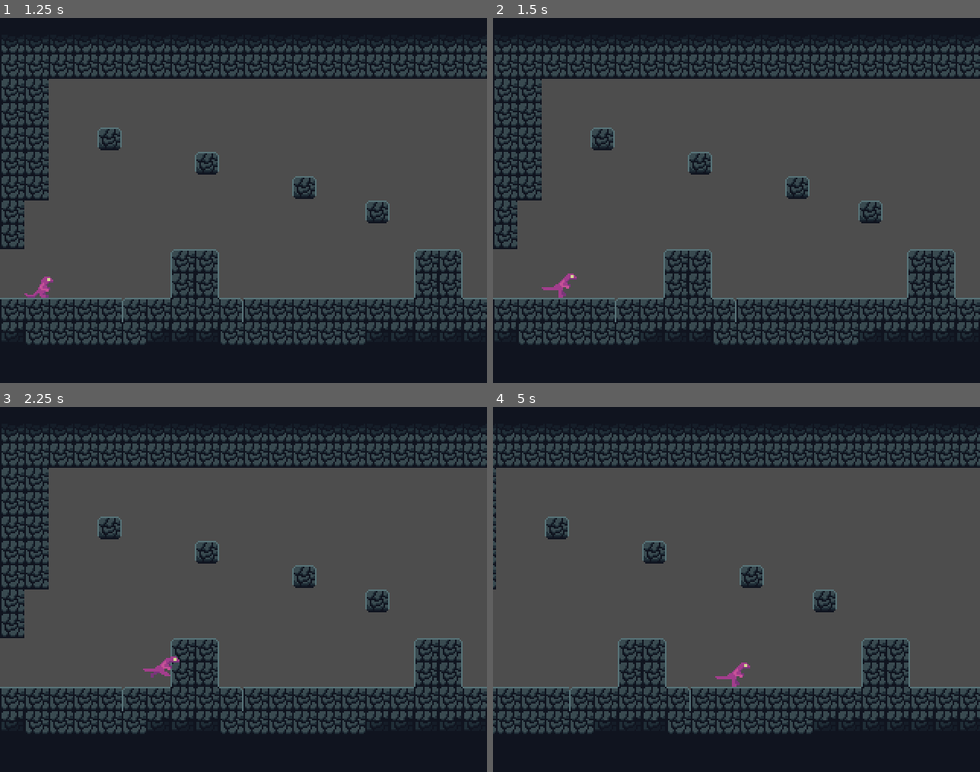
Above: before the commit, frames 1-4 (two rows, left to right).
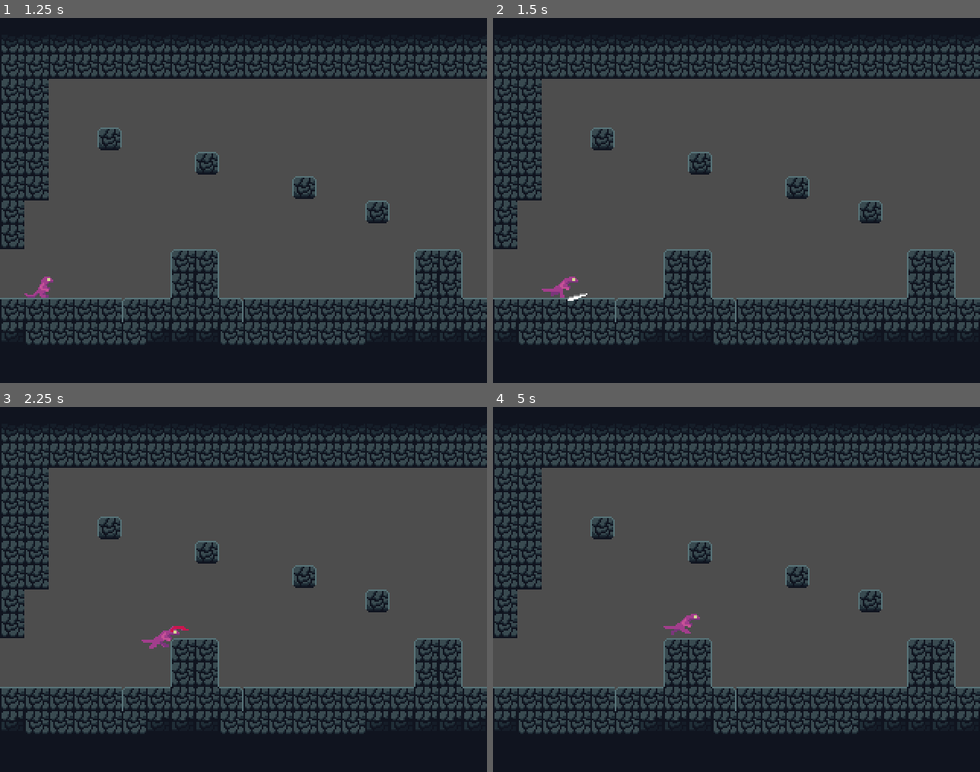
Above: after the commit, the same moments.

Repository: Liakatido/MVM19
Game: Godot game, scene res://scenes/game.tscn
Same seed, same stepped clock (60 frames per second), same inputs: the game is played once before the commit and once after it.
Inputs:
- Up to frame 1 (1.25 s): click "Start Game" at 0.5 s
- Up to frame 2 (1.5 s): tap Enter (ui_accept) at 1.25 s; hold Right (right) from 1.28 s (still down); hold X (attack) from 1.28 s (still down)
- Up to frame 3 (2.25 s): keep holding Right (right); tap Z (jump) at 1.52, 1.82 s; tap Shift (dash, bound only after the commit) at 1.55, 2.1 s; release X (attack) at 2.03 s
- Up to frame 4 (5 s): tap Z (jump) at 2.27, 2.3, 2.57, 2.85, 3.77, 4.07, 4.52, 4.55, 4.82 s; release Right (right) at 2.78 s; hold Left (left) 2.78-3.53 s; hold X (attack) 2.78-3.53 s; hold Right (right) from 3.53 s (still down); tap X (attack) at 3.6 s; tap Shift (dash, bound only after the commit) at 3.8 s; hold Shift (dash, bound only after the commit) from 4.28 s (still down)

Frame 1 is identical in both runs. In frame 2, 0.2% of the frame differs, in the area x 10-20%, y 70-78%; in frame 3, 0.4%; in frame 4, 20%, in the area x 0-100%, y 5-90%.

Commit message:
added dash and attack

Diff:
--- a/project.godot
+++ b/project.godot
@@ -43,6 +43,11 @@
 "events": [Object(InputEventKey,"resource_local_to_scene":false,"resource_name":"","device":-1,"window_id":0,"alt_pressed":false,"shift_pressed":false,"ctrl_pressed":false,"meta_pressed":false,"pressed":false,"keycode":0,"physical_keycode":88,"key_label":0,"unicode":120,"echo":false,"script":null)
 ]
 }
+dash={
+"deadzone": 0.5,
+"events": [Object(InputEventKey,"resource_local_to_scene":false,"resource_name":"","device":-1,"window_id":0,"alt_pressed":false,"shift_pressed":false,"ctrl_pressed":false,"meta_pressed":false,"pressed":false,"keycode":0,"physical_keycode":4194325,"key_label":0,"unicode":0,"echo":false,"script":null)
+]
+}
 
 [rendering]
 
--- a/scenes/levels/base_level.tscn
+++ b/scenes/levels/base_level.tscn
@@ -1,84 +1,14 @@
-[gd_scene load_steps=5 format=3 uid="uid://dy2gbkapxxpro"]
+[gd_scene load_steps=3 format=3 uid="uid://dy2gbkapxxpro"]
 
-[ext_resource type="Texture2D" uid="uid://cah4evg6ueolx" path="res://assets/tileset.png" id="1_74wqj"]
 [ext_resource type="Script" path="res://scenes/levels/level.gd" id="1_krexb"]
-
-[sub_resource type="TileSetAtlasSource" id="TileSetAtlasSource_y6tsn"]
-texture = ExtResource("1_74wqj")
-0:0/0 = 0
-0:0/0/physics_layer_0/linear_velocity = Vector2(0, 0)
-0:0/0/physics_layer_0/angular_velocity = 0.0
-0:0/0/physics_layer_0/polygon_0/points = PackedVector2Array(8, 8, 8, -8, -8, -8, -8, 8)
-1:0/0 = 0
-1:0/0/physics_layer_0/linear_velocity = Vector2(0, 0)
-1:0/0/physics_layer_0/angular_velocity = 0.0
-1:0/0/physics_layer_0/polygon_0/points = PackedVector2Array(-8, -8, 8, -8, 8, 8, -8, 8)
-2:0/0 = 0
-2:0/0/physics_layer_0/linear_velocity = Vector2(0, 0)
-2:0/0/physics_layer_0/angular_velocity = 0.0
-2:0/0/physics_layer_0/polygon_0/points = PackedVector2Array(-8, -8, 8, -8, 8, 8, -8, 8)
-3:0/0 = 0
-3:0/0/physics_layer_0/linear_velocity = Vector2(0, 0)
-3:0/0/physics_layer_0/angular_velocity = 0.0
-3:0/0/physics_layer_0/polygon_0/points = PackedVector2Array(-8, -8, 8, -8, 8, 8, -8, 8)
-4:0/0 = 0
-4:0/0/physics_layer_0/linear_velocity = Vector2(0, 0)
-4:0/0/physics_layer_0/angular_velocity = 0.0
-4:0/0/physics_layer_0/polygon_0/points = PackedVector2Array(-8, -8, 8, -8, 8, 8, -8, 8)
-5:0/0 = 0
-5:0/0/physics_layer_0/linear_velocity = Vector2(0, 0)
-5:0/0/physics_layer_0/angular_velocity = 0.0
-0:1/0 = 0
-0:1/0/physics_layer_0/linear_velocity = Vector2(0, 0)
-0:1/0/physics_layer_0/angular_velocity = 0.0
-0:1/0/physics_layer_0/polygon_0/points = PackedVector2Array(-8, -8, 8, -8, 8, 8, -8, 8)
-1:1/0 = 0
-1:1/0/physics_layer_0/linear_velocity = Vector2(0, 0)
-1:1/0/physics_layer_0/angular_velocity = 0.0
-1:1/0/physics_layer_0/polygon_0/points = PackedVector2Array(-8, -8, 8, -8, 8, 8, -8, 8)
-2:1/0 = 0
-2:1/0/physics_layer_0/linear_velocity = Vector2(0, 0)
-2:1/0/physics_layer_0/angular_velocity = 0.0
-2:1/0/physics_layer_0/polygon_0/points = PackedVector2Array(-8, -8, 8, -8, 8, 8, -8, 8)
-3:1/0 = 0
-3:1/0/physics_layer_0/linear_velocity = Vector2(0, 0)
-3:1/0/physics_layer_0/angular_velocity = 0.0
-3:1/0/physics_layer_0/polygon_0/points = PackedVector2Array(-8, -8, 8, -8, 8, 5, -8, 5)
-5:1/0 = 0
-5:1/0/physics_layer_0/linear_velocity = Vector2(0, 0)
-5:1/0/physics_layer_0/angular_velocity = 0.0
-5:1/0/physics_layer_0/polygon_0/points = PackedVector2Array(-8, -8, 8, -8, 8, 8, -8, 8)
-0:2/0 = 0
-0:2/0/physics_layer_0/linear_velocity = Vector2(0, 0)
-0:2/0/physics_layer_0/angular_velocity = 0.0
-1:2/0 = 0
-1:2/0/physics_layer_0/linear_velocity = Vector2(0, 0)
-1:2/0/physics_layer_0/angular_velocity = 0.0
-2:2/0 = 0
-2:2/0/physics_layer_0/linear_velocity = Vector2(0, 0)
-2:2/0/physics_layer_0/angular_velocity = 0.0
-3:2/0 = 0
-3:2/0/physics_layer_0/linear_velocity = Vector2(0, 0)
-3:2/0/physics_layer_0/angular_velocity = 0.0
-3:2/0/physics_layer_0/polygon_0/points = PackedVector2Array(-8, -8, -8, 5.5, 8, 5.5, 8, -8)
-4:2/0 = 0
-4:2/0/physics_layer_0/linear_velocity = Vector2(0, 0)
-4:2/0/physics_layer_0/angular_velocity = 0.0
-4:2/0/physics_layer_0/polygon_0/points = PackedVector2Array(-8, -8, 8, -8, 8, 5.5, -8, 5.5)
-0:3/0 = 0
-0:3/0/physics_layer_0/linear_velocity = Vector2(0, 0)
-0:3/0/physics_layer_0/angular_velocity = 0.0
-
-[sub_resource type="TileSet" id="TileSet_rfjsi"]
-physics_layer_0/collision_layer = 1
-sources/1 = SubResource("TileSetAtlasSource_y6tsn")
+[ext_resource type="TileSet" uid="uid://07ih54c4gmpd" path="res://scenes/levels/tilesets/cave_tileset.tres" id="2_xw61w"]
 
 [node name="BaseLevel" type="Node2D"]
 script = ExtResource("1_krexb")
 spawn_gate = "left"
 
 [node name="TileMap" type="TileMap" parent="."]
-tile_set = SubResource("TileSet_rfjsi")
+tile_set = ExtResource("2_xw61w")
 format = 2
 layer_0/tile_data = PackedInt32Array(786432, 65537, 0, 786433, 65537, 0, 786437, 1, 0, 786438, 65537, 0, 786439, 65537, …(3637 unchanged characters)…
 
--- /dev/null
+++ b/scenes/levels/tilesets/cave_tileset.tres
@@ -0,0 +1,109 @@
+[gd_resource type="TileSet" load_steps=3 format=3 uid="uid://07ih54c4gmpd"]
+
+[ext_resource type="Texture2D" uid="uid://cah4evg6ueolx" path="res://assets/tileset.png" id="1_eiree"]
+
+[sub_resource type="TileSetAtlasSource" id="TileSetAtlasSource_y6tsn"]
+texture = ExtResource("1_eiree")
+0:0/0 = 0
+0:0/0/physics_layer_0/linear_velocity = Vector2(0, 0)
+0:0/0/physics_layer_0/angular_velocity = 0.0
+0:0/0/physics_layer_0/polygon_0/points = PackedVector2Array(-8, -8, 8, -8, 8, 8, -8, 8)
+0:0/0/physics_layer_1/linear_velocity = Vector2(0, 0)
+0:0/0/physics_layer_1/angular_velocity = 0.0
+1:0/0 = 0
+1:0/0/physics_layer_0/linear_velocity = Vector2(0, 0)
+1:0/0/physics_layer_0/angular_velocity = 0.0
+1:0/0/physics_layer_0/polygon_0/points = PackedVector2Array(-8, -8, 8, -8, 8, 8, -8, 8)
+1:0/0/physics_layer_1/linear_velocity = Vector2(0, 0)
+1:0/0/physics_layer_1/angular_velocity = 0.0
+2:0/0 = 0
+2:0/0/physics_layer_0/linear_velocity = Vector2(0, 0)
+2:0/0/physics_layer_0/angular_velocity = 0.0
+2:0/0/physics_layer_0/polygon_0/points = PackedVector2Array(-8, -8, 8, -8, 8, 8, -8, 8)
+2:0/0/physics_layer_1/linear_velocity = Vector2(0, 0)
+2:0/0/physics_layer_1/angular_velocity = 0.0
+3:0/0 = 0
+3:0/0/physics_layer_0/linear_velocity = Vector2(0, 0)
+3:0/0/physics_layer_0/angular_velocity = 0.0
+3:0/0/physics_layer_0/polygon_0/points = PackedVector2Array(-8, -8, 8, -8, 8, 5, -8, 5)
+3:0/0/physics_layer_1/linear_velocity = Vector2(0, 0)
+3:0/0/physics_layer_1/angular_velocity = 0.0
+4:0/0 = 0
+4:0/0/physics_layer_0/linear_velocity = Vector2(0, 0)
+4:0/0/physics_layer_0/angular_velocity = 0.0
+4:0/0/physics_layer_0/polygon_0/points = PackedVector2Array(-8, -8, 8, -8, 8, 5, -8, 5)
+4:0/0/physics_layer_1/linear_velocity = Vector2(0, 0)
+4:0/0/physics_layer_1/angular_velocity = 0.0
+5:0/0 = 0
+5:0/0/physics_layer_0/linear_velocity = Vector2(0, 0)
+5:0/0/physics_layer_0/angular_velocity = 0.0
+5:0/0/physics_layer_1/linear_velocity = Vector2(0, 0)
+5:0/0/physics_layer_1/angular_velocity = 0.0
+0:1/0 = 0
+0:1/0/physics_layer_0/linear_velocity = Vector2(0, 0)
+0:1/0/physics_layer_0/angular_velocity = 0.0
+0:1/0/physics_layer_0/polygon_0/points = PackedVector2Array(-8, -8, 8, -8, 8, 8, -8, 8)
+0:1/0/physics_layer_1/linear_velocity = Vector2(0, 0)
+0:1/0/physics_layer_1/angular_velocity = 0.0
+1:1/0 = 0
+1:1/0/physics_layer_0/linear_velocity = Vector2(0, 0)
+1:1/0/physics_layer_0/angular_velocity = 0.0
+1:1/0/physics_layer_0/polygon_0/points = PackedVector2Array(-8, -8, 8, -8, 8, 8, -8, 8)
+1:1/0/physics_layer_1/linear_velocity = Vector2(0, 0)
+1:1/0/physics_layer_1/angular_velocity = 0.0
+2:1/0 = 0
+2:1/0/physics_layer_0/linear_velocity = Vector2(0, 0)
+2:1/0/physics_layer_0/angular_velocity = 0.0
+2:1/0/physics_layer_0/polygon_0/points = PackedVector2Array(-8, -8, 8, -8, 8, 8, -8, 8)
+2:1/0/physics_layer_1/linear_velocity = Vector2(0, 0)
+2:1/0/physics_layer_1/angular_velocity = 0.0
+3:1/0 = 0
+3:1/0/physics_layer_0/linear_velocity = Vector2(0, 0)
+3:1/0/physics_layer_0/angular_velocity = 0.0
+3:1/0/physics_layer_0/polygon_0/points = PackedVector2Array(-8, -8, 8, -8, 8, 4.5, -8, 4.5)
+3:1/0/physics_layer_1/linear_velocity = Vector2(0, 0)
+3:1/0/physics_layer_1/angular_velocity = 0.0
+5:1/0 = 0
+5:1/0/physics_layer_0/linear_velocity = Vector2(0, 0)
+5:1/0/physics_layer_0/angular_velocity = 0.0
+5:1/0/physics_layer_0/polygon_0/points = PackedVector2Array(-8, -8, 8, -8, 8, 8, -8, 8)
+5:1/0/physics_layer_1/linear_velocity = Vector2(0, 0)
+5:1/0/physics_layer_1/angular_velocity = 0.0
+0:2/0 = 0
+0:2/0/physics_layer_0/linear_velocity = Vector2(0, 0)
+0:2/0/physics_layer_0/angular_velocity = 0.0
+0:2/0/physics_layer_1/linear_velocity = Vector2(0, 0)
+0:2/0/physics_layer_1/angular_velocity = 0.0
+1:2/0 = 0
+1:2/0/physics_layer_0/linear_velocity = Vector2(0, 0)
+1:2/0/physics_layer_0/angular_velocity = 0.0
+1:2/0/physics_layer_1/linear_velocity = Vector2(0, 0)
+1:2/0/physics_layer_1/angular_velocity = 0.0
+2:2/0 = 0
+2:2/0/physics_layer_0/linear_velocity = Vector2(0, 0)
+2:2/0/physics_layer_0/angular_velocity = 0.0
+2:2/0/physics_layer_1/linear_velocity = Vector2(0, 0)
+2:2/0/physics_layer_1/angular_velocity = 0.0
+3:2/0 = 0
+3:2/0/physics_layer_0/linear_velocity = Vector2(0, 0)
+3:2/0/physics_layer_0/angular_velocity = 0.0
+3:2/0/physics_layer_0/polygon_0/points = PackedVector2Array(-8, -8, 8, -8, 8, 5, -8, 5)
+3:2/0/physics_layer_1/linear_velocity = Vector2(0, 0)
+3:2/0/physics_layer_1/angular_velocity = 0.0
+4:2/0 = 0
+4:2/0/physics_layer_0/linear_velocity = Vector2(0, 0)
+4:2/0/physics_layer_0/angular_velocity = 0.0
+4:2/0/physics_layer_0/polygon_0/points = PackedVector2Array(-8, -8, 8, -8, 8, 5, -8, 5)
+4:2/0/physics_layer_1/linear_velocity = Vector2(0, 0)
+4:2/0/physics_layer_1/angular_velocity = 0.0
+0:3/0 = 0
+0:3/0/physics_layer_0/linear_velocity = Vector2(0, 0)
+0:3/0/physics_layer_0/angular_velocity = 0.0
+0:3/0/physics_layer_1/linear_velocity = Vector2(0, 0)
+0:3/0/physics_layer_1/angular_velocity = 0.0
+
+[resource]
+physics_layer_0/collision_layer = 1
+physics_layer_1/collision_layer = 128
+physics_layer_1/collision_mask = 128
+sources/1 = SubResource("TileSetAtlasSource_y6tsn")
--- /dev/null
+++ b/scenes/player/attack.gd
@@ -0,0 +1,20 @@
+extends Area2D
+
+@onready var animations = $AnimationPlayer
+@onready var sprite = $Sprite2D
+
+func do_attack(orientation : Vector2):
+	# animate
+	animations.play("attack")
+
+	# attack orientation
+	if orientation == Vector2.LEFT:
+		sprite.flip_h = true
+
+	# damage enmies inside
+
+	# setup destroying the object
+	animations.connect("animation_finished", clear_object)
+
+func clear_object(_animation):
+	queue_free()
--- /dev/null
+++ b/scenes/player/attack.tscn
@@ -0,0 +1,65 @@
+[gd_scene load_steps=7 format=3 uid="uid://t07rbyuthhik"]
+
+[ext_resource type="Script" path="res://scenes/player/attack.gd" id="1_mg4r7"]
+[ext_resource type="Texture2D" uid="uid://d6tx6vy6hldy" path="res://assets/player.png" id="2_p6xgg"]
+
+[sub_resource type="RectangleShape2D" id="RectangleShape2D_vcimm"]
+size = Vector2(22, 23.5)
+
+[sub_resource type="Animation" id="Animation_2xcww"]
+resource_name = "attack"
+length = 0.2
+step = 0.05
+tracks/0/type = "value"
+tracks/0/imported = false
+tracks/0/enabled = true
+tracks/0/path = NodePath("Sprite2D:region_rect")
+tracks/0/interp = 1
+tracks/0/loop_wrap = true
+tracks/0/keys = {
+"times": PackedFloat32Array(0, 0.05, 0.15),
+"transitions": PackedFloat32Array(1, 1, 1),
+"update": 1,
+"values": [Rect2(96, 128, 32, 32), Rect2(128, 128, 32, 32), Rect2(160, 128, 32, 32)]
+}
+
+[sub_resource type="Animation" id="Animation_cv11q"]
+length = 0.001
+tracks/0/type = "value"
+tracks/0/imported = false
+tracks/0/enabled = true
+tracks/0/path = NodePath("Sprite2D:region_rect")
+tracks/0/interp = 1
+tracks/0/loop_wrap = true
+tracks/0/keys = {
+"times": PackedFloat32Array(0),
+"transitions": PackedFloat32Array(1),
+"update": 0,
+"values": [Rect2(128, 128, 32, 32)]
+}
+
+[sub_resource type="AnimationLibrary" id="AnimationLibrary_45elm"]
+_data = {
+"RESET": SubResource("Animation_cv11q"),
+"attack": SubResource("Animation_2xcww")
+}
+
+[node name="Attack" type="Area2D"]
+collision_layer = 0
+collision_mask = 4
+monitorable = false
+script = ExtResource("1_mg4r7")
+
+[node name="Sprite2D" type="Sprite2D" parent="."]
+texture = ExtResource("2_p6xgg")
+region_enabled = true
+region_rect = Rect2(128, 128, 32, 32)
+
+[node name="CollisionShape2D" type="CollisionShape2D" parent="."]
+position = Vector2(0, -0.25)
+shape = SubResource("RectangleShape2D_vcimm")
+
+[node name="AnimationPlayer" type="AnimationPlayer" parent="."]
+libraries = {
+"": SubResource("AnimationLibrary_45elm")
+}
--- a/scenes/player/player.gd
+++ b/scenes/player/player.gd
@@ -1,7 +1,17 @@
 extends CharacterBody2D
+
+const Attack = preload("res://scenes/player/attack.tscn")
+const DashTextureRight = preload("res://assets/particles/dash.png")
+const DashTextureLeft = preload("res://assets/particles/dash_inverse.png")
 
 @onready var sprite = $Sprite2D
 @onready var animations = $AnimationPlayer
+@onready var walk_audio = $WalkAudio
+@onready var jump_audio = $JumpAudio
+@onready var attack_audio = $AttackAudio
+@onready var dash_audio = $DashAudio
+@onready var dash_particles = $DashParticles
+@onready var attack_marker = $AttackMarker
 
 const SPEED = 85.0
 const JUMP_VELOCITY = -190.0
@@ -10,11 +20,74 @@
 const LEFT = -1
 const RIGHT = 1
 
+var orientation : Vector2 = Vector2.RIGHT
 var disabled : bool = false
 
+# attack data
+const ATTACK_COOLDOWN : float = 0.4
+
+var attack_marker_x : float
+var can_attack : bool = true
+var attack_ticker : float
+
+# dash data
+const DASH_SPEED = 400
+const DASH_DURATION = 0.2
+const DASH_COOLDOWN = 1.2
+
+var dashing : bool = false
+var can_dash : bool = false
+var dash_ticker : float
+
+
+func _ready():
+	attack_marker_x = attack_marker.position.x
+
+func _unhandled_input(event):
+	if event.is_action_pressed("attack") and can_attack and not dashing:
+		attack_audio.play()
+		can_attack = false
+		var attack = Attack.instantiate()
+		add_child(attack)
+		attack.global_position = attack_marker.global_position
+		attack.do_attack(orientation)
+		animations.play("attack")
+	if event.is_action_pressed("dash") and can_dash:
+		dash_audio.play()
+		can_dash = false
+		animations.play("dash")
+		dashing = true
+		dash_particles.emitting = true
+
+
+func _process(delta):
+	# handle attack cooldown
+	if not can_attack:
+		attack_ticker += delta
+		if attack_ticker > ATTACK_COOLDOWN:
+			attack_ticker = 0
+			can_attack = true
+
+	if dashing:
+		dash_ticker += delta
+		if dash_ticker > DASH_DURATION:
+			dashing = false
+			dash_particles.emitting = false
+
+	if not can_dash and not dashing:
+		dash_ticker += delta
+		if dash_ticker > DASH_COOLDOWN:
+			dash_ticker = 0
+			can_dash = true
 
 func _physics_process(delta):
 	if disabled:
+		return
+
+	# handle dash
+	if dashing:
+		velocity = orientation * DASH_SPEED
+		move_and_slide()
 		return
 
 	# Add the gravity.
@@ -23,14 +96,21 @@
 
 	# Handle Jump.
 	if Input.is_action_just_pressed("jump") and is_on_floor():
+		jump_audio.play()
 		velocity.y = JUMP_VELOCITY
 
 	var direction = Input.get_axis("left", "right")
-	# set sprite orientation
+	# set orientation
 	if direction == LEFT:
+		orientation = Vector2.LEFT
 		sprite.flip_h = true
+		attack_marker.position.x = -attack_marker_x
+		dash_particles.texture = DashTextureLeft
 	if direction == RIGHT:
 		sprite.flip_h = false
+		attack_marker.position.x = attack_marker_x
+		orientation = Vector2.RIGHT
+		dash_particles.texture = DashTextureRight
 
 	# handle horizontal movement
 	if direction:
@@ -41,9 +121,10 @@
 	move_and_slide()
 
 	# handle animations
-	if direction != 0 and is_on_floor():
+	var attacking = animations.current_animation == "attack" and animations.is_playing()
+	if direction != 0 and is_on_floor() and not attacking:
 		animations.play("run")
-	if direction == 0 and is_on_floor():
+	if direction == 0 and is_on_floor() and not attacking:
 		animations.play("idle")
-	if not is_on_floor():
+	if not is_on_floor() and not attacking:
 		animations.play("jump")
--- a/scenes/player/player.tscn
+++ b/scenes/player/player.tscn
@@ -1,10 +1,30 @@
-[gd_scene load_steps=10 format=3 uid="uid://y8luxha0f61d"]
+[gd_scene load_steps=17 format=3 uid="uid://y8luxha0f61d"]
 
 [ext_resource type="Script" path="res://scenes/player/player.gd" id="1_8hr0t"]
 [ext_resource type="Texture2D" uid="uid://d6tx6vy6hldy" path="res://assets/player.png" id="2_q41ka"]
+[ext_resource type="Texture2D" uid="uid://jwfyci77n6ac" path="res://assets/particles/dash.png" id="2_uowsm"]
+[ext_resource type="AudioStream" uid="uid://cg6uluve6o0hx" path="res://assets/sounds/player/step.ogg" id="3_hio8v"]
+[ext_resource type="AudioStream" uid="uid://ddlx4wnd52liv" path="res://assets/sounds/player/jump.ogg" id="4_0egjy"]
+[ext_resource type="AudioStream" uid="uid://bl33gc0ceut4j" path="res://assets/sounds/player/attack.ogg" id="5_bq6ic"]
+[ext_resource type="AudioStream" uid="uid://crjj7bdivn0vf" path="res://assets/sounds/player/dash.ogg" id="7_hclhd"]
 
 [sub_resource type="RectangleShape2D" id="RectangleShape2D_dcpus"]
 size = Vector2(8.5, 13.5)
+
+[sub_resource type="Animation" id="Animation_4dop6"]
+length = 0.001
+tracks/0/type = "value"
+tracks/0/imported = false
+tracks/0/enabled = true
+tracks/0/path = NodePath("Sprite2D:region_rect")
+tracks/0/interp = 1
+tracks/0/loop_wrap = true
+tracks/0/keys = {
+"times": PackedFloat32Array(0),
+"transitions": PackedFloat32Array(1),
+"update": 0,
+"values": [Rect2(0, 0, 32, 32)]
+}
 
 [sub_resource type="Animation" id="Animation_julyj"]
 resource_name = "idle"
@@ -24,8 +44,9 @@
 "values": [Rect2(0, 0, 32, 32), Rect2(32, 0, 32, 32), Rect2(64, 0, 32, 32), Rect2(96, 0, 32, 32)]
 }
 
-[sub_resource type="Animation" id="Animation_4dop6"]
-length = 0.001
+[sub_resource type="Animation" id="Animation_do1lq"]
+resource_name = "jump"
+length = 0.1
 tracks/0/type = "value"
 tracks/0/imported = false
 tracks/0/enabled = true
@@ -36,7 +57,7 @@
 "times": PackedFloat32Array(0),
 "transitions": PackedFloat32Array(1),
 "update": 0,
-"values": [Rect2(0, 0, 32, 32)]
+"values": [Rect2(0, 32, 32, 32)]
 }
 
 [sub_resource type="Animation" id="Animation_0y1uh"]
@@ -55,26 +76,63 @@
 "update": 1,
 "values": [Rect2(0, 64, 32, 32), Rect2(32, 64, 32, 32), Rect2(64, 64, 32, 32), Rect2(96, 64, 32, 32), Rect2(128, 64, 32, 32), Rect2(160, 64, 32, 32)]
 }
-
-[sub_resource type="Animation" id="Animation_do1lq"]
-resource_name = "jump"
-length = 0.1
-tracks/0/type = "value"
-tracks/0/imported = false
-tracks/0/enabled = true
-tracks/0/path = NodePath("Sprite2D:region_rect")
-tracks/0/interp = 1
-tracks/0/loop_wrap = true
-tracks/0/keys = {
-"times": PackedFloat32Array(0),
-"transitions": PackedFloat32Array(1),
-"update": 0,
-"values": [Rect2(0, 32, 32, 32)]
+tracks/1/type = "method"
+tracks/1/imported = false
+tracks/1/enabled = true
+tracks/1/path = NodePath("WalkAudio")
+tracks/1/interp = 1
+tracks/1/loop_wrap = true
+tracks/1/keys = {
+"times": PackedFloat32Array(0, 0.3),
+"transitions": PackedFloat32Array(1, 1),
+"values": [{
+"args": [0.0],
+"method": &"play"
+}, {
+"args": [0.0],
+"method": &"play"
+}]
+}
+
+[sub_resource type="Animation" id="Animation_5qux8"]
+resource_name = "attack"
+length = 0.15
+step = 0.05
+tracks/0/type = "value"
+tracks/0/imported = false
+tracks/0/enabled = true
+tracks/0/path = NodePath("Sprite2D:region_rect")
+tracks/0/interp = 1
+tracks/0/loop_wrap = true
+tracks/0/keys = {
+"times": PackedFloat32Array(0, 0.05, 0.1),
+"transitions": PackedFloat32Array(1, 1, 1),
+"update": 1,
+"values": [Rect2(0, 128, 32, 32), Rect2(32, 128, 32, 32), Rect2(64, 128, 32, 32)]
+}
+
+[sub_resource type="Animation" id="Animation_oo870"]
+resource_name = "dash"
+length = 0.2
+step = 0.05
+tracks/0/type = "value"
+tracks/0/imported = false
+tracks/0/enabled = true
+tracks/0/path = NodePath("Sprite2D:region_rect")
+tracks/0/interp = 1
+tracks/0/loop_wrap = true
+tracks/0/keys = {
+"times": PackedFloat32Array(0, 0.05, 0.1),
+"transitions": PackedFloat32Array(1, 1, 1),
+"update": 1,
+"values": [Rect2(0, 96, 32, 32), Rect2(32, 96, 32, 32), Rect2(64, 96, 32, 32)]
 }
 
 [sub_resource type="AnimationLibrary" id="AnimationLibrary_yeykl"]
 _data = {
 "RESET": SubResource("Animation_4dop6"),
+"attack": SubResource("Animation_5qux8"),
+"dash": SubResource("Animation_oo870"),
 "idle": SubResource("Animation_julyj"),
 "jump": SubResource("Animation_do1lq"),
 "run": SubResource("Animation_0y1uh")
@@ -89,6 +147,15 @@
 [node name="CollisionShape2D" type="CollisionShape2D" parent="."]
 position = Vector2(0, -7)
 shape = SubResource("RectangleShape2D_dcpus")
+
+[node name="DashParticles" type="CPUParticles2D" parent="."]
+position = Vector2(0, -16)
+emitting = false
+amount = 50
+lifetime = 0.3
+speed_scale = 3.0
+texture = ExtResource("2_uowsm")
+gravity = Vector2(0, 0)
 
 [node name="Sprite2D" type="Sprite2D" parent="."]
 position = Vector2(1, -16)
@@ -112,3 +179,25 @@
 position = Vector2(0, -7)
 shape = SubResource("RectangleShape2D_htvlh")
 debug_color = Color(0.87451, 0.345098, 0, 0.419608)
+
+[node name="WalkAudio" type="AudioStreamPlayer" parent="."]
+stream = ExtResource("3_hio8v")
+volume_db = -10.0
+
+[node name="JumpAudio" type="AudioStreamPlayer" parent="."]
+stream = ExtResource("4_0egjy")
+volume_db = -18.0
+pitch_scale = 0.8
+
+[node name="AttackAudio" type="AudioStreamPlayer" parent="."]
+stream = ExtResource("5_bq6ic")
+volume_db = -12.0
+pitch_scale = 0.9
+
+[node name="DashAudio" type="AudioStreamPlayer" parent="."]
+stream = ExtResource("7_hclhd")
+volume_db = -10.0
+pitch_scale = 1.1
+
+[node name="AttackMarker" type="Marker2D" parent="."]
+position = Vector2(10, -7)
Binary file added: assets/particles/dash.png
Not shown, added: assets/particles/dash.png.import
Binary file added: assets/particles/dash_inverse.png
Not shown, added: assets/particles/dash_inverse.png.import
Binary file changed: assets/player.aseprite
Binary file changed: assets/player.png
Not shown, added: assets/sounds/player/attack.ogg.import
Not shown, added: assets/sounds/player/crash.ogg.import
Not shown, added: assets/sounds/player/dash.ogg.import
Not shown, added: assets/sounds/player/death.ogg.import
Not shown, added: assets/sounds/player/hurt.ogg.import
Not shown, added: assets/sounds/player/jump.ogg.import
(and 8 more such lines)
